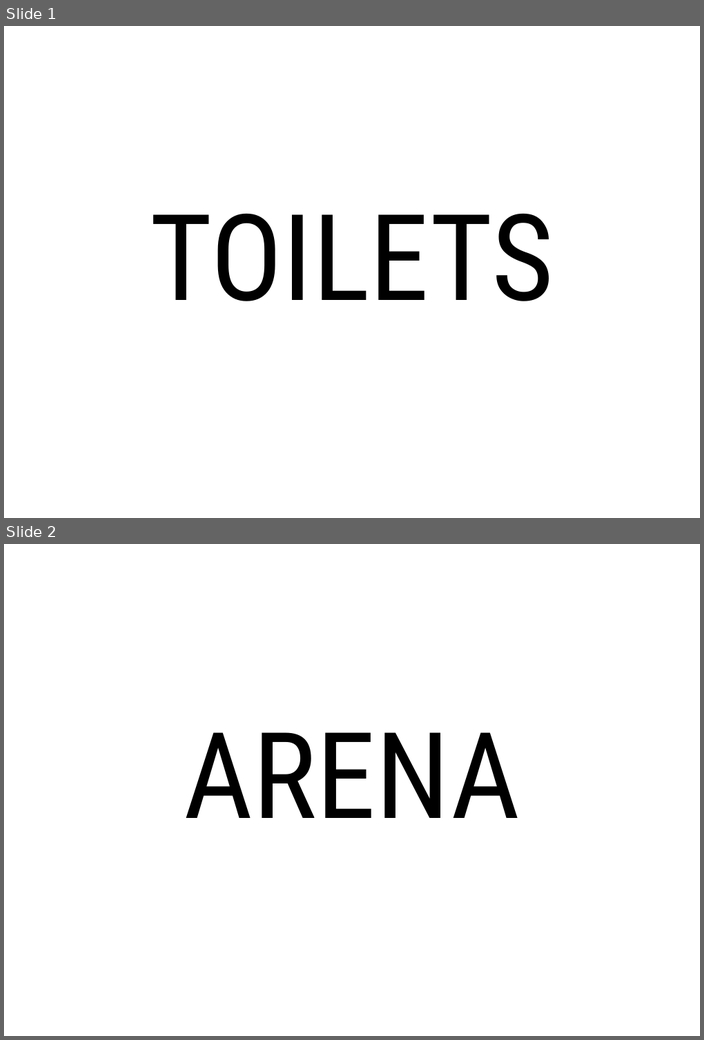
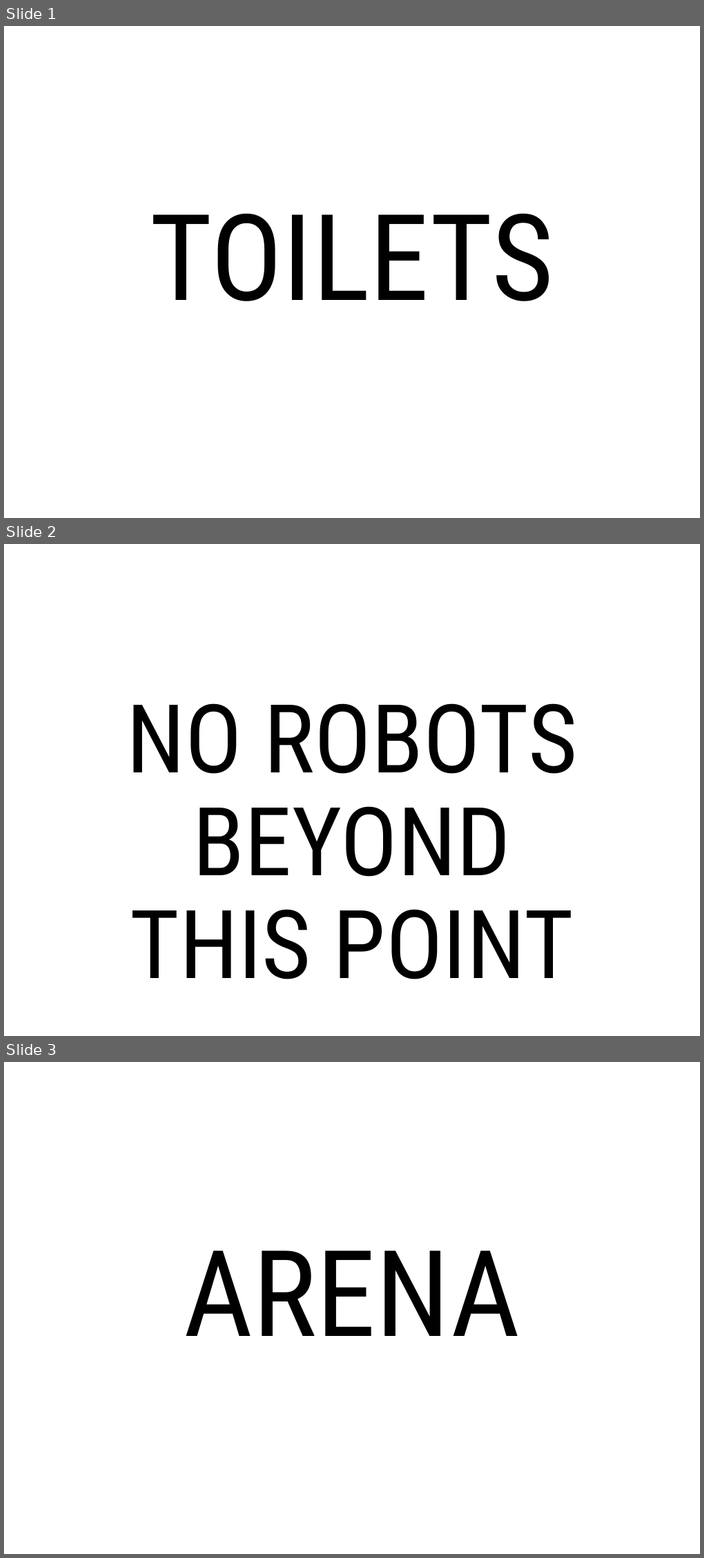
Before and after one commit to tpoomlmly/signage, a slide deck: signs/signs.pptx. Shown one above the other, each under a label of ours: slides 1 and 2 before the commit, slides 1, 2 and 3 after it. The pictures are 704x1040 and 704x1558 pixels, drawn with LibreOffice and Linux fonts; fonts in the diff are those of the drawing; background and template pictures are left out. Boxes give left, top, right and bottom in pixels: in the first picture for what was removed or moved away, otherwise in the second. Text is boxed around its words. In the diff, an @@ line names an element or a change of style, - is before the commit and + after.

Commit message:
No robots beyond this point

```diff
--- a/signs/signs.pptx
+++ b/signs/signs.pptx
@@ slide 2 added at (4, 544, 700, 1036), background #FFFFFF @@
@@ text added at (126, 703, 577, 979), 115 pt, text #000000 @@
+NO ROBOTS BEYOND THIS POINT
@@ what was slide 2 is now slide 3 @@
```
Also in this commit, not shown: 2 other files.
